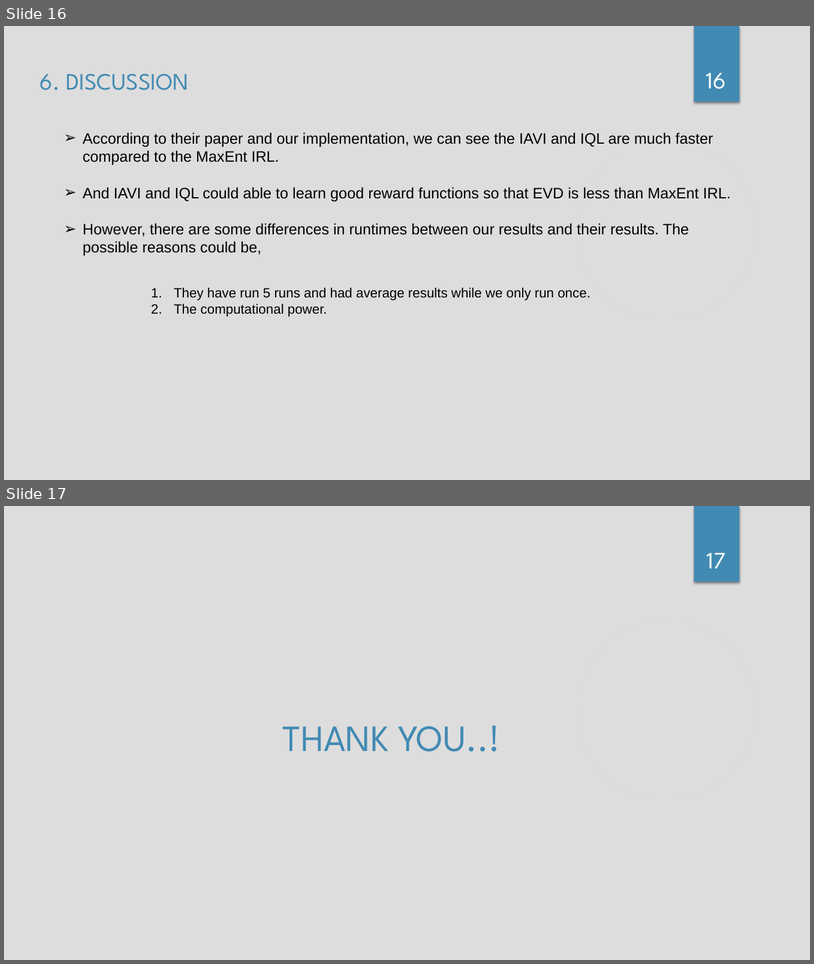
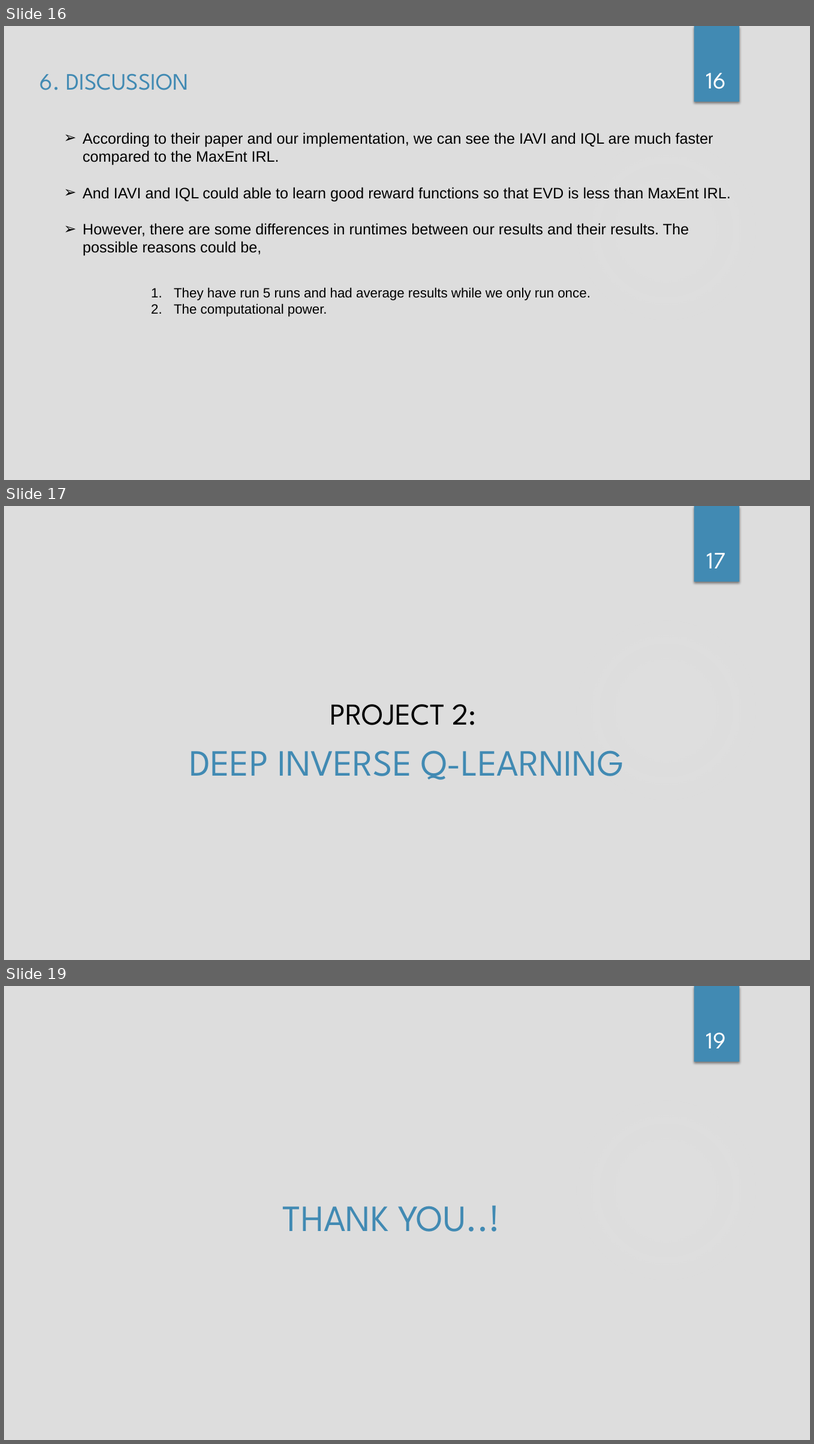
Before and after one commit to chinthaka0531/deep_iql, a slide deck: docs/Deep_Inverse_Q_Learning-chinthaka.pptx. Shown one above the other, each under a label of ours: slides 16 and 17 before the commit, slides 16, 17 and 19 after it; the slides between them are not shown. The pictures are 814x964 and 814x1444 pixels, drawn with LibreOffice and Linux fonts; fonts in the diff are those of the drawing; background and template pictures are left out. Boxes give left, top, right and bottom in pixels: in the first picture for what was removed or moved away, otherwise in the second. Text is boxed around its words. In the diff, an @@ line names an element or a change of style, - is before the commit and + after.

```diff
--- a/docs/Deep_Inverse_Q_Learning-chinthaka.pptx
+++ b/docs/Deep_Inverse_Q_Learning-chinthaka.pptx
@@ slide 17 added at [4,506,810,960], background #DDDDDD; not listed: 2 template elements that a slide beside it also shows @@
@@ page number added at [707,553,726,568], 28 pt, text #FFFFFF @@
+17
@@ subtitle added at [190,704,624,780], 44 pt, text #418AB3 @@
+PROJECT 2:
+DEEP INVERSE Q-LEARNING
@@ what was slide 17 is now slide 19 @@
@@ page number at [707,1032,726,1048]: text changed @@
-17
+19
```
Also in this commit, not shown: 1 other slide added, 4 other files.
